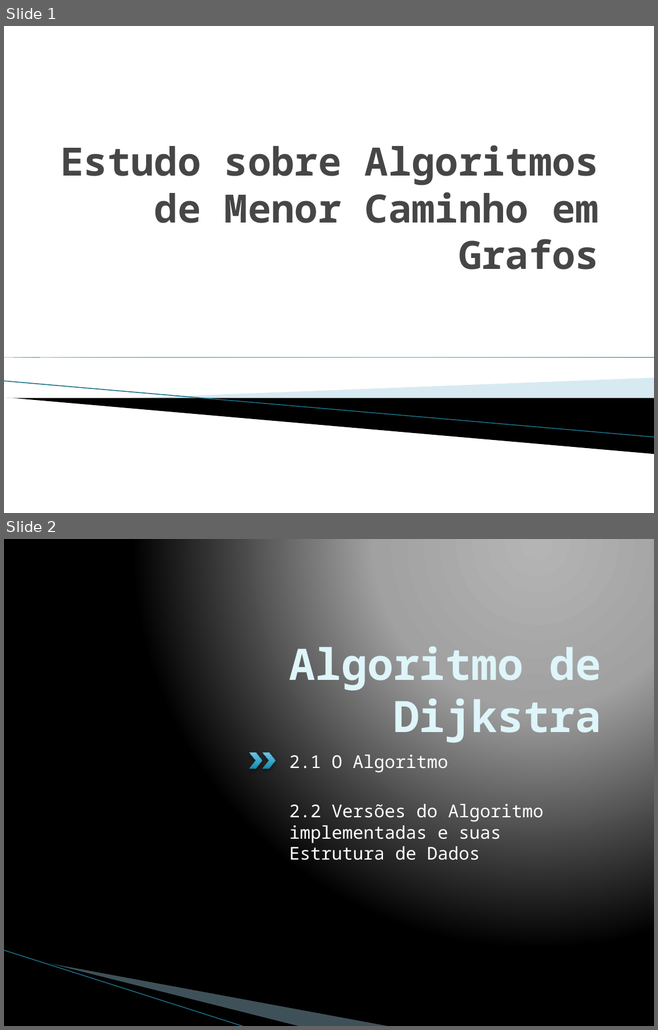
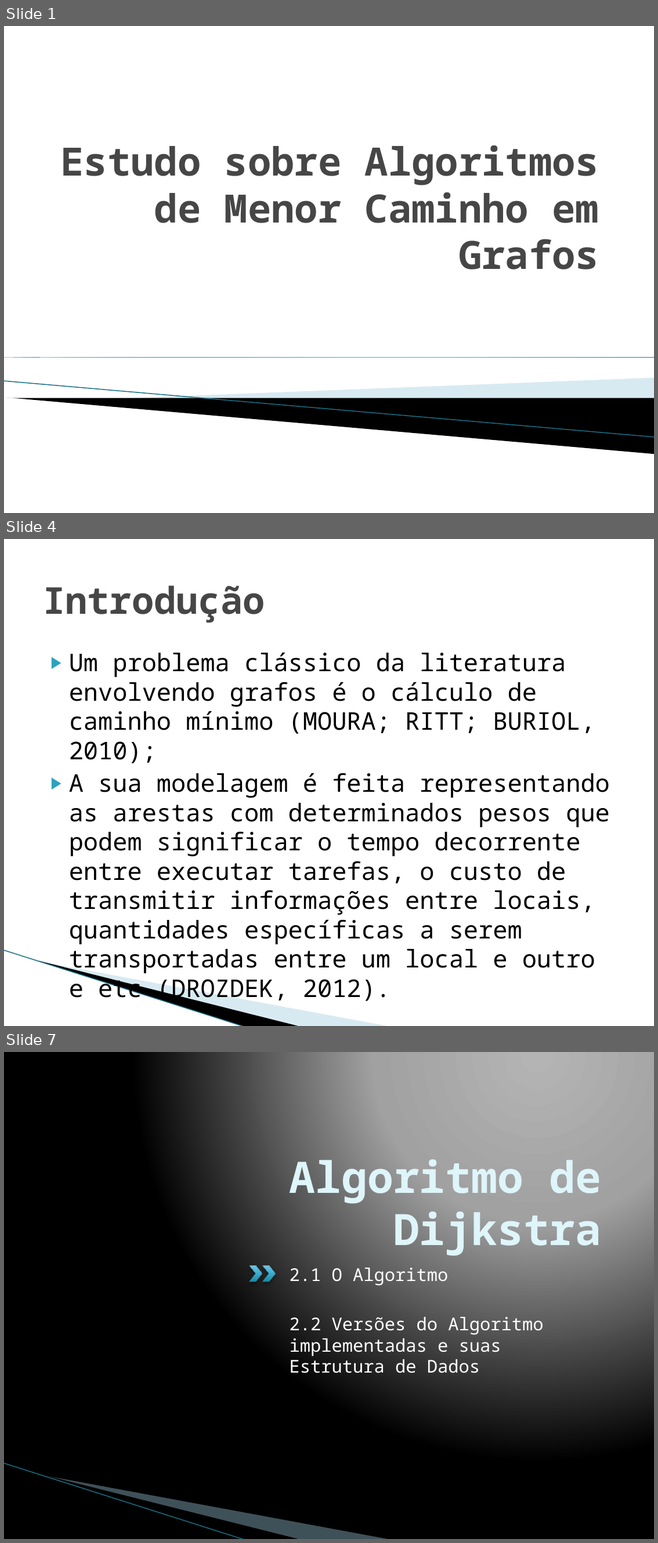
Before and after one commit to pedrohbh/PG-Dissertacao, a slide deck: Academia/Apresentação PG/Apresentação PG.pptx. Shown one above the other, each under a label of ours: slides 1 and 2 before the commit, slides 1, 4 and 7 after it; the slides between them are not shown. The pictures are 658x1030 and 658x1543 pixels, drawn with LibreOffice and Linux fonts; fonts in the diff are those of the drawing; background and template pictures are left out. Boxes give left, top, right and bottom in pixels: in the first picture for what was removed or moved away, otherwise in the second. Text is boxed around its words. In the diff, an @@ line names an element or a change of style, - is before the commit and + after.

```diff
--- a/Academia/Apresentação PG/Apresentação PG.pptx
+++ b/Academia/Apresentação PG/Apresentação PG.pptx
@@ slide 4 added at (x1=4, y1=539, x2=654, y2=1026), background #FFFFFF; not listed: 3 template elements that a slide beside it also shows @@
@@ title added at (x1=43, y1=585, x2=265, y2=623), 41 pt, text #464646, bold @@
+Introdução
@@ text added at (x1=69, y1=652, x2=610, y2=975), 27 pt, text #000000 @@
+▶ Um problema clássico da literatura envolvendo grafos é o cálculo de caminho mínimo (MOURA; RITT; BURIOL, 2010);
+▶ A sua modelagem é feita representando as arestas com determinados pesos que podem significar o tempo decorrente entre executar tarefas, o custo de transmitir informações entre locais, quantidades específicas a serem transportadas entre um local e outro e etc (DROZDEK, 2012).
@@ what was slide 2 is now slide 7 @@
```
Also in this commit, not shown: 4 other slides added, 1 other file.
